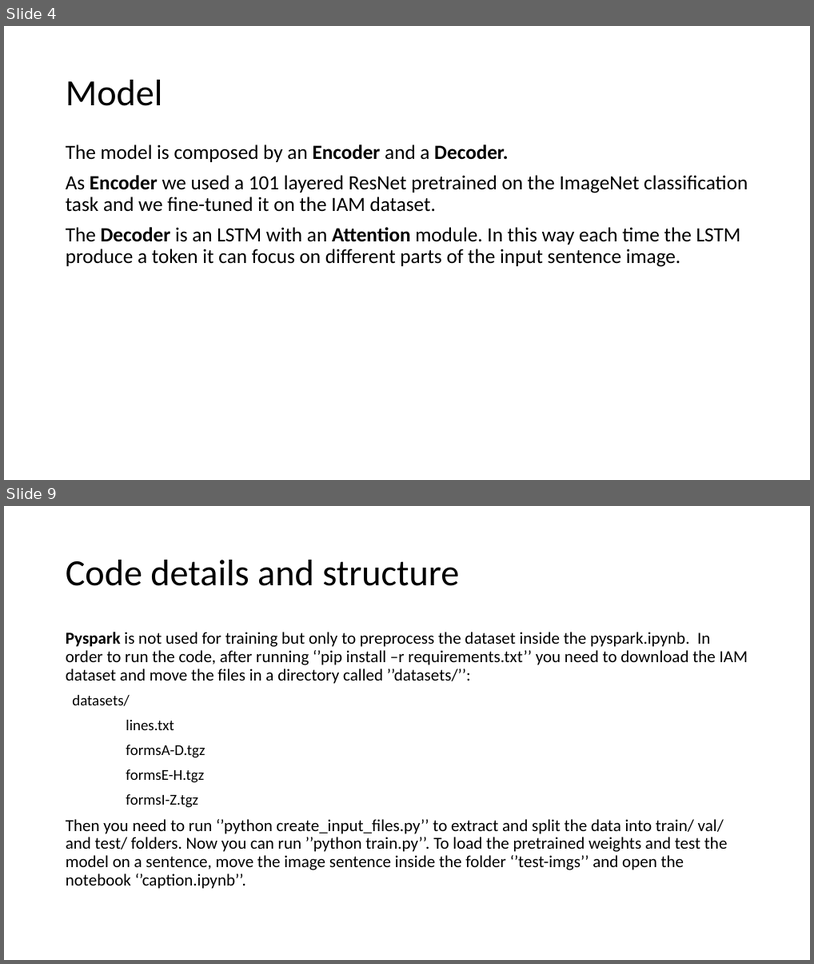
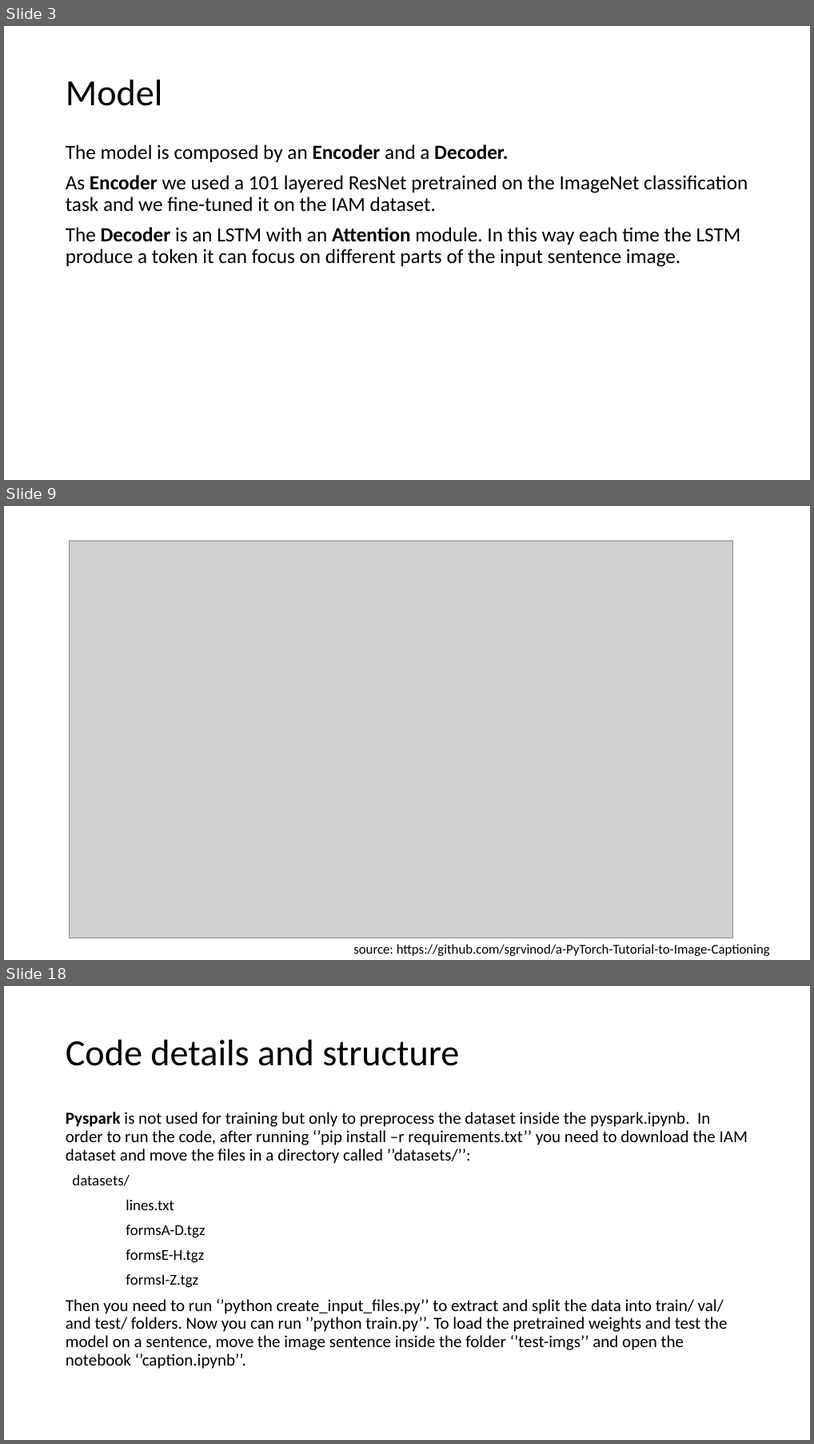
Before and after one commit to crokodilo/Handwritten-Text-Recognition, a slide deck: presentazione.pptx. Shown one above the other, each under a label of ours: slides 4 and 9 before the commit, slides 3, 9 and 18 after it; the slides between them are not shown. The pictures are 814x964 and 814x1444 pixels, drawn with LibreOffice and Linux fonts; fonts in the diff are those of the drawing; grey boxes stand for pictures. Boxes give left, top, right and bottom in pixels: in the first picture for what was removed or moved away, otherwise in the second. Text is boxed around its words. In the diff, an @@ line names an element or a change of style, - is before the commit and + after.

```diff
--- a/presentazione.pptx
+++ b/presentazione.pptx
@@ slide 9 added at [4,506,810,960], background #FFFFFF @@
@@ picture added at [70,541,733,937] @@
@@ text added at [354,944,770,956], 16 pt, text #000000 @@
+source: https://github.com/sgrvinod/a-PyTorch-Tutorial-to-Image-Captioning
@@ what was slide 4 is now slide 3 @@
@@ what was slide 9 is now slide 18 @@
```
Also in this commit, not shown: 5 slides changed, 10 other slides added, 2 slides removed, 1 other file.
